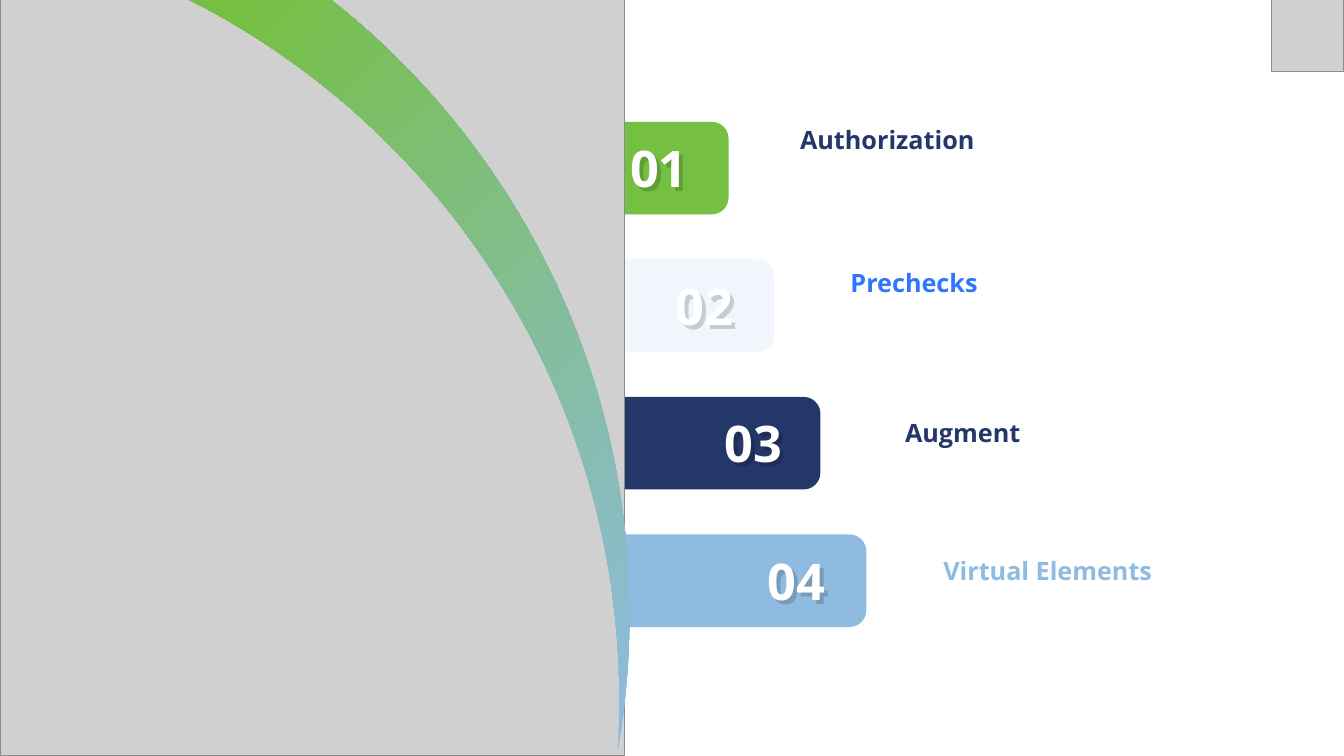
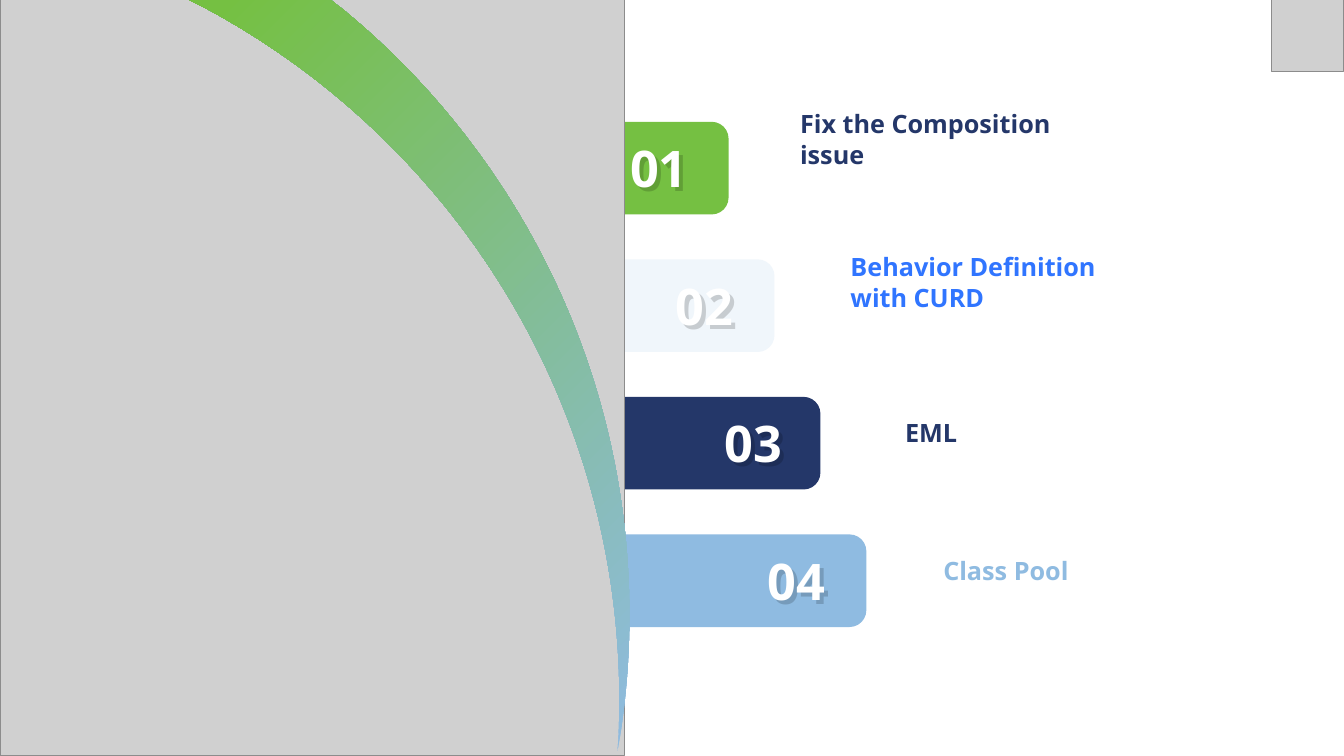
Before and after one commit to soyuztechnologies/CDS_AMDP_RAP_Training_60H, a slide deck: slide 3 of Day 11/DAY-11.pptx. Drawn at 1344x756 pixels with LibreOffice and Linux fonts; fonts in the diff are those of the drawing; grey boxes stand for pictures. Boxes give left, top, right and bottom in pixels: in the first picture for what was removed or moved away, otherwise in the second. Text is boxed around its words. In the diff, an @@ line names an element or a change of style, - is before the commit and + after.

```diff
--- a/Day 11/DAY-11.pptx
+++ b/Day 11/DAY-11.pptx
@@ text at [800,114,1051,165]: text changed @@
-Authorization
+Fix the Composition issue
@@ text at [850,256,1096,308]: text changed @@
-Prechecks
+Behavior Definition with CURD
@@ text at [905,424,957,442]: text changed @@
-Augment
+EML
@@ text at [943,561,1069,580]: text changed @@
-Virtual Elements
+Class Pool
```
Also in this commit, not shown: 2 other slides changed, 4 slides added, 26 slides removed, 31 other files.
